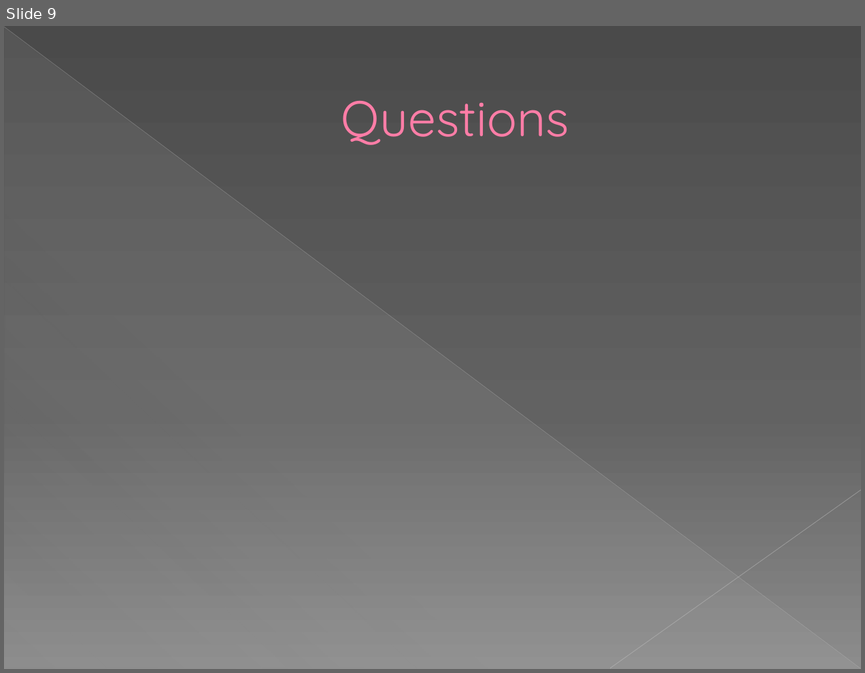
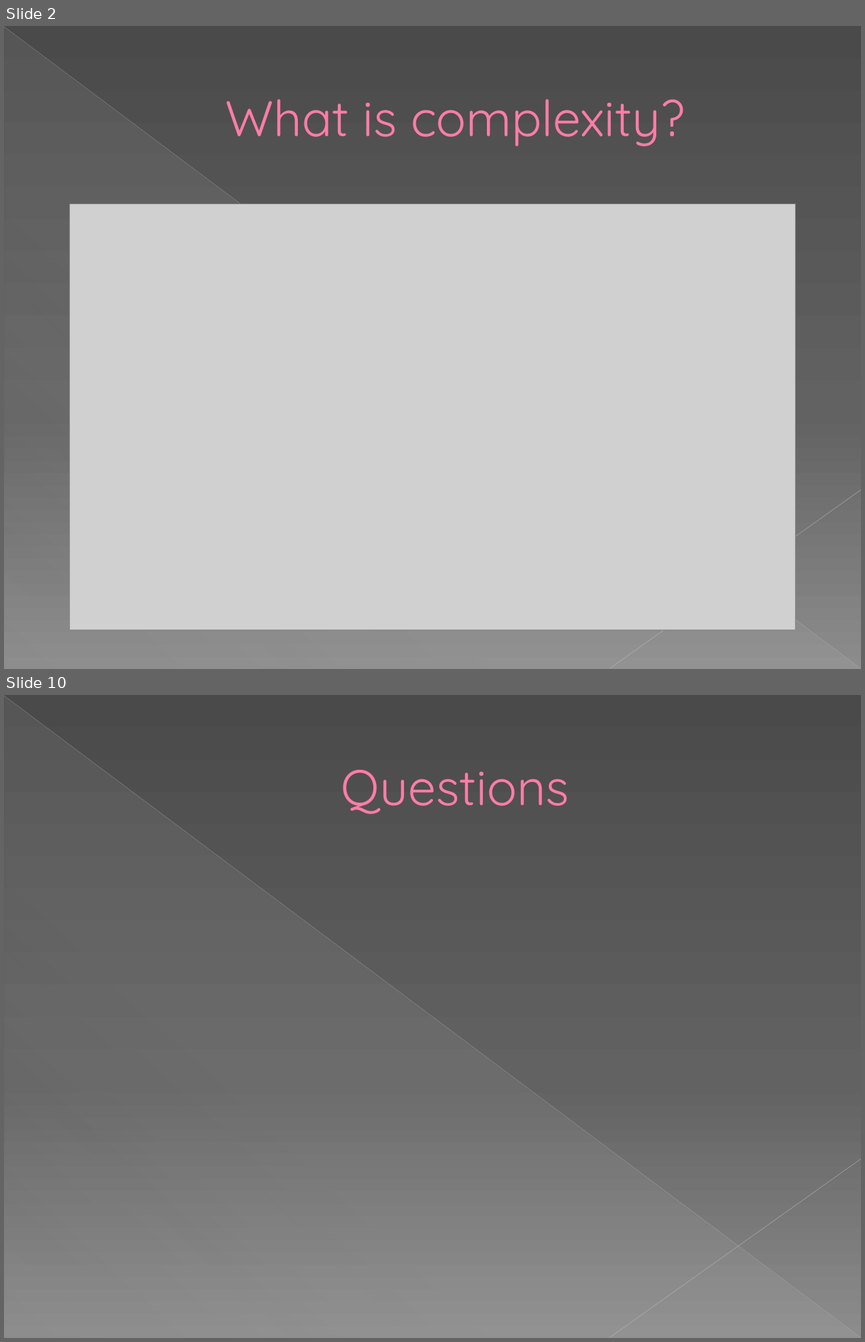
Before and after one commit to IvelinYovkov/Random_Projects, a slide deck: Data_Structures_C#_Training/Linear Data Structures.pptx. Shown one above the other, each under a label of ours: slide 9 before the commit, slides 2 and 10 after it; the slides between them are not shown. The pictures are 865x673 and 865x1342 pixels, drawn with LibreOffice and Linux fonts; fonts in the diff are those of the drawing; grey boxes stand for pictures. Boxes give left, top, right and bottom in pixels: in the first picture for what was removed or moved away, otherwise in the second. Text is boxed around its words. In the diff, an @@ line names an element or a change of style, - is before the commit and + after.

```diff
--- a/Data_Structures_C#_Training/Linear Data Structures.pptx
+++ b/Data_Structures_C#_Training/Linear Data Structures.pptx
@@ slide 2 added at (x1=4, y1=26, x2=861, y2=669), background gradient #4A4A4A to #626262 to #8C8C8C; not listed: 3 template elements that a slide beside it also shows @@
@@ title added at (x1=226, y1=99, x2=685, y2=146), 42 pt, text #FF7DA7 @@
+What is complexity?
@@ picture added at (x1=70, y1=203, x2=796, y2=629) @@
@@ what was slide 9 is now slide 10 @@
```
Also in this commit, not shown: 7 slides changed, 1 other slide added, 2 slides removed, 3 other files.
